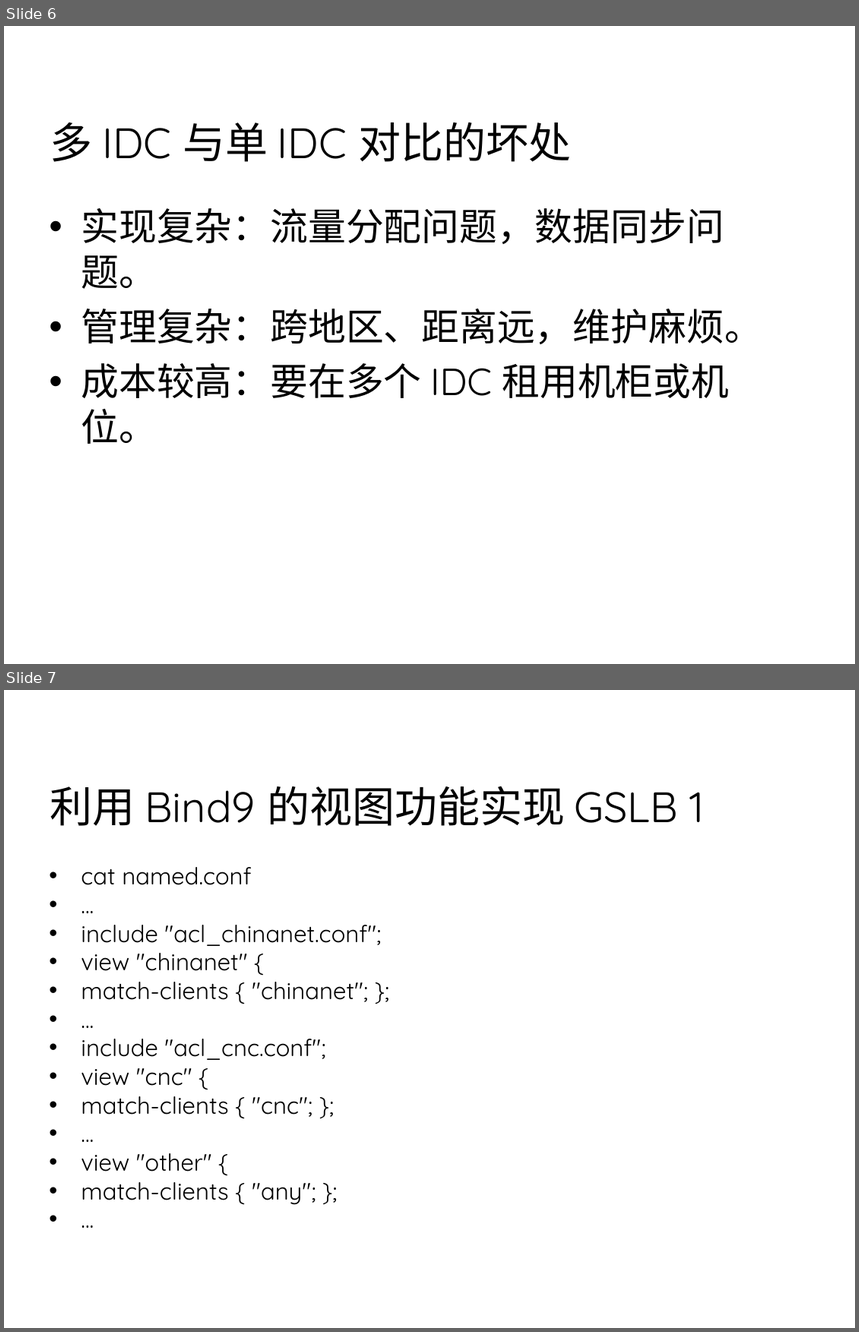
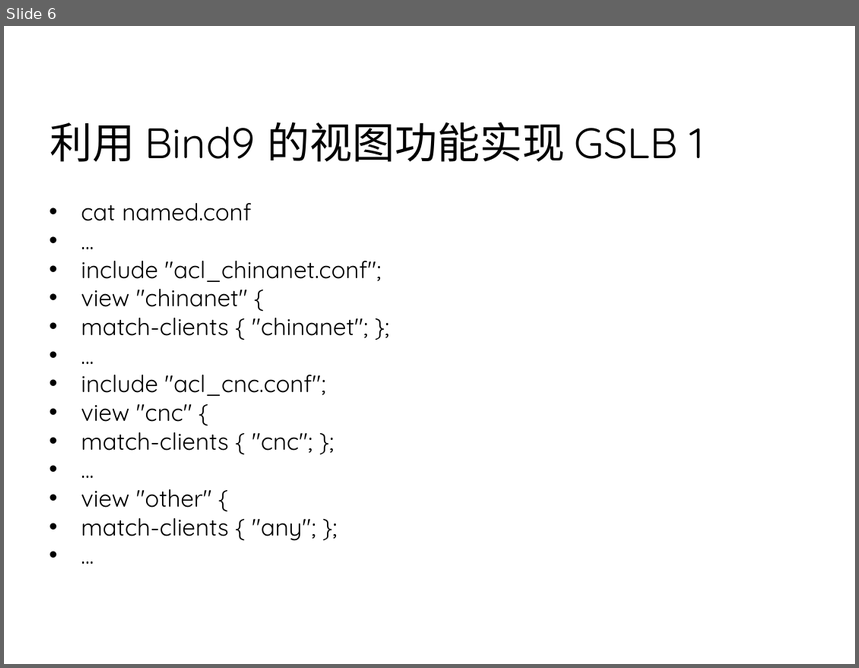
Before and after one commit to 7KjN3mHq/bluedata, a slide deck: system/01总览/架构/网站集群架构.ppt. Shown one above the other, each under a label of ours: slides 6 and 7 before the commit, slide 6 after it. The pictures are 859x1332 and 859x668 pixels, drawn with LibreOffice and Linux fonts; fonts in the diff are those of the drawing; background and template pictures are left out. Boxes give left, top, right and bottom in pixels: in the first picture for what was removed or moved away, otherwise in the second. Text is boxed around its words. In the diff, an @@ line names an element or a change of style, - is before the commit and + after.

```diff
--- a/system/01总览/架构/网站集群架构.ppt
+++ b/system/01总览/架构/网站集群架构.ppt
@@ slide 6 removed at <box>4,26,855,664</box>, background picture (left out) @@
@@ title removed at <box>50,123,571,162</box> @@
-多 IDC 与单 IDC 对比的坏处
@@ text removed at <box>81,208,762,444</box> @@
-• 实现复杂：流量分配问题，数据同步问题。
-• 管理复杂：跨地区、距离远，维护麻烦。
-• 成本较高：要在多个 IDC 租用机柜或机位。
@@ what was slide 7 is now slide 6 @@
```
Also in this commit, not shown: 2 slides changed, 14 slides added, 8 other files.
